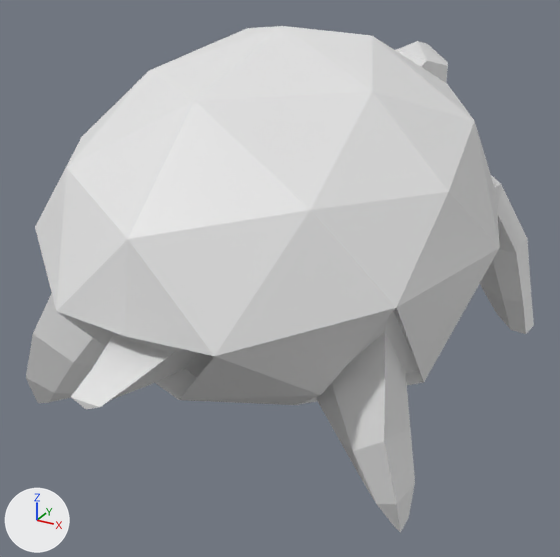
Two versions of the FBX model Assets/Prefabs/Turrets/Shell.fbx, one commit apart.
Rendered twice from a 50 mm lens placed at (0.94, -1.726, 0.662), pointed at (-0.046, 0.066, -0.234). The lights are fixed; the arrows at lower left show +X, +Y and +Z. Where no turn or scale is listed for an object, it has been applied to the vertices.
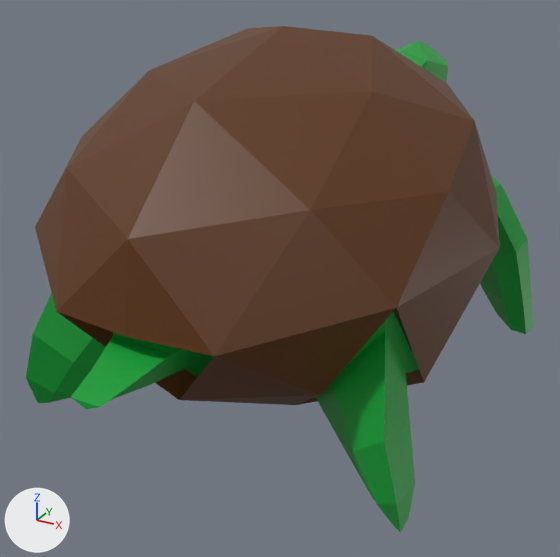
What differs and where, as boxes [x1, y1, x2, y2] in the pictures (560 x 557 px):
part 1 of me_icosphere, recoloured (white to brown): [26, 26, 534, 533] in both

Diff of the bpy script that builds the scene:
```diff
--- a/Assets/Prefabs/Turrets/Shell.fbx.py
+++ b/Assets/Prefabs/Turrets/Shell.fbx.py
@@ img_colourgridwoods_png @@
+img_colourgridwoods_png = load_image('ColourGridWoods.png', 'ColourGridWoods.png', 28, 24, 'sRGB')
@@ mat_material @@
+mat_material = principled_material('Material')
+mat_material.texture = img_colourgridwoods_png
@@ me_icosphere @@
 # used by ob_icosphere; location = (0.0, 0.0, 0.0)
-me_icosphere.from_pydata(...)  # 201 vertices, 265 faces; spans x -0.57..0.57, y -0.79..1.18, z -0.52..0.47
+me_icosphere.from_pydata(...)  # 213 vertices, 277 faces; spans x -0.57..0.57, y -0.79..1.18, z -0.52..0.47
+# me_icosphere part 1: 263 faces spanning x -0.57..0.57, y -0.79..1.18, z -0.52..0.47 switch from no material to mat_material (picture img_colourgridwoods_png)
```
